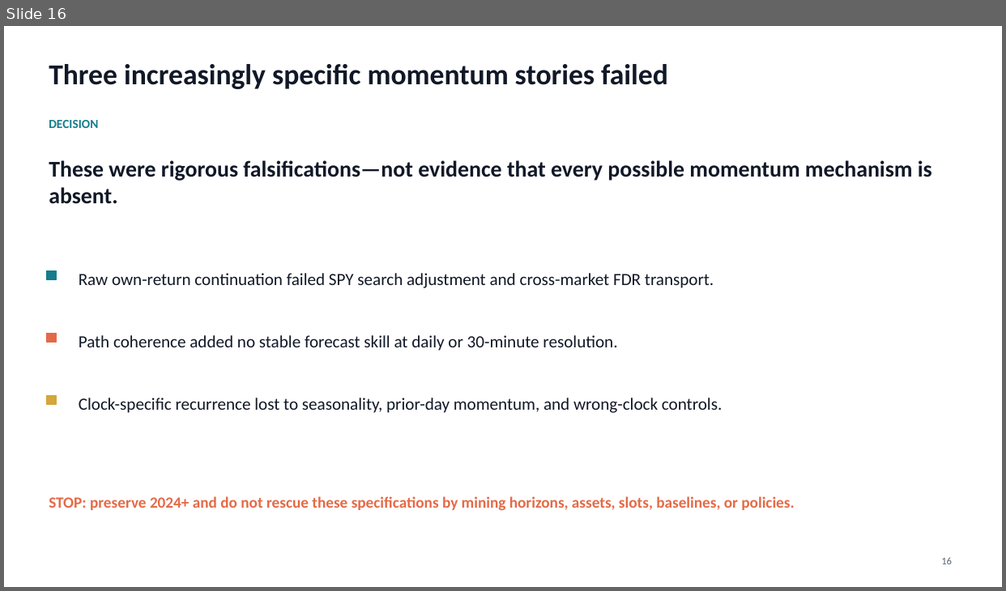
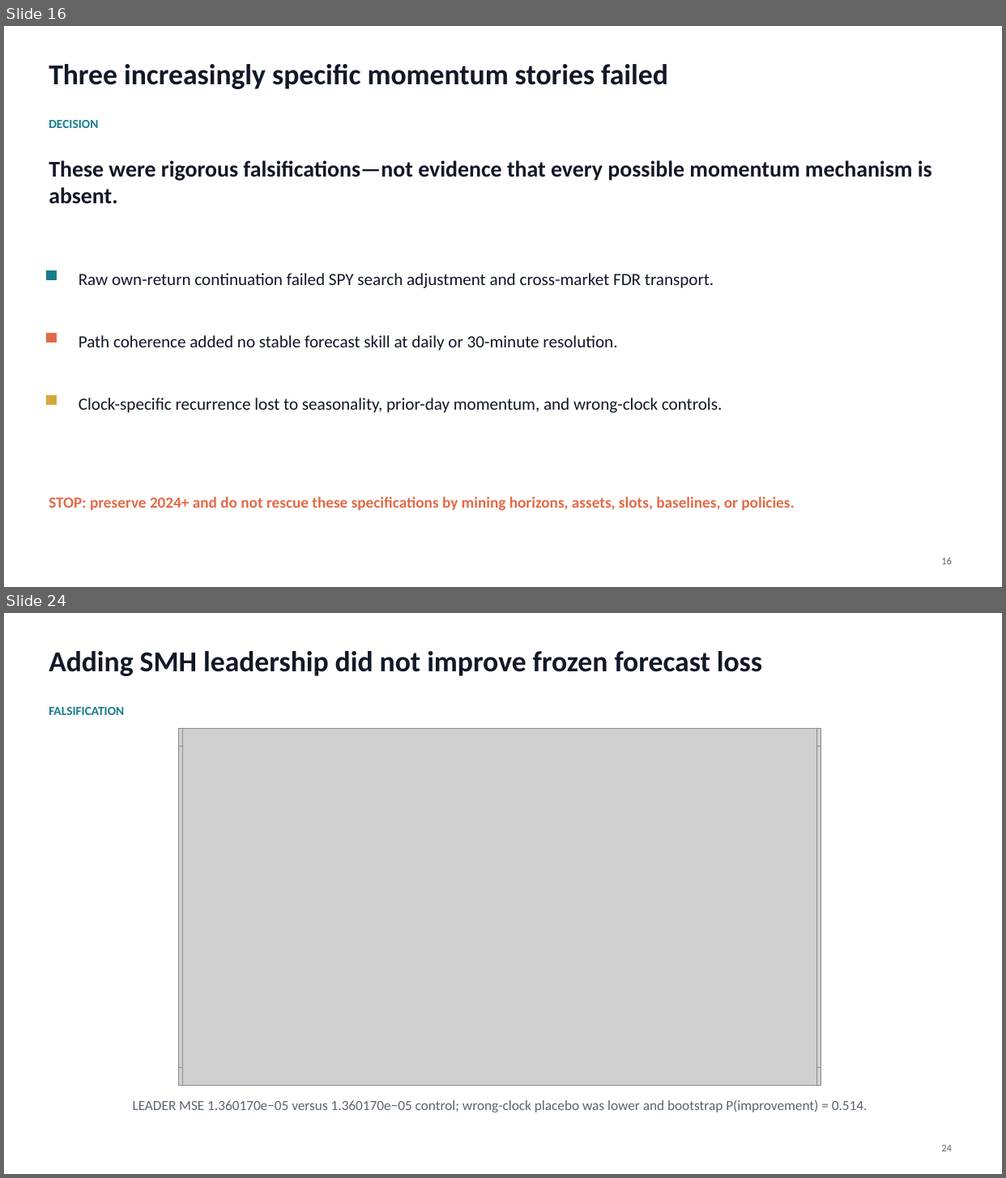
Before and after one commit to Francisc0Franc0/Time-Series-Modeling-Gen5, a slide deck: literature_studies/presentations/gen5_momentum_predictor_evidence_series.pptx. Shown one above the other, each under a label of ours: slide 16 before the commit, slides 16 and 24 after it; the slides between them are not shown. The pictures are 1006x591 and 1006x1178 pixels, drawn with LibreOffice and Linux fonts; fonts in the diff are those of the drawing; grey boxes stand for pictures. Boxes give left, top, right and bottom in pixels: in the first picture for what was removed or moved away, otherwise in the second. Text is boxed around its words. In the diff, an @@ line names an element or a change of style, - is before the commit and + after.

```diff
--- a/literature_studies/presentations/gen5_momentum_predictor_evidence_series.pptx
+++ b/literature_studies/presentations/gen5_momentum_predictor_evidence_series.pptx
@@ slide 24 added at [4,613,1002,1174], background #FFFFFF @@
@@ text added at [49,651,762,676], 27.8 pt, text #111827, bold @@
+Adding SMH leadership did not improve frozen forecast loss
@@ text added at [49,707,124,715], 12 pt, text #167D8D, bold @@
+FALSIFICATION
@@ picture added at [178,728,821,1085] @@
@@ picture added at [182,728,817,1085] @@
@@ picture added at [178,747,821,1067] @@
@@ text added at [133,1100,867,1113], 13.5 pt, text #5A6470 @@
+LEADER MSE 1.360170e−05 versus 1.360170e−05 control; wrong-clock placebo was lower and bootstrap P(improvement) = 0.514.
@@ text added at [941,1145,952,1152], 9.8 pt, text #5A6470 @@
+24
```
Also in this commit, not shown: 2 slides changed, 34 other slides added, 3 other files.
